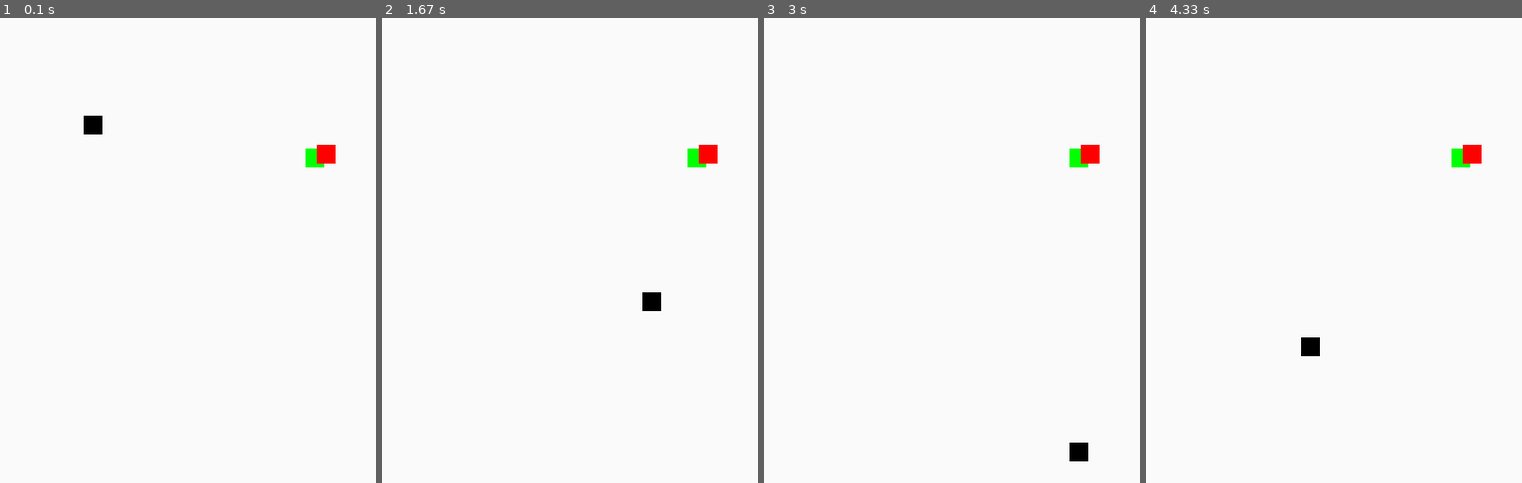
Above: before the commit, frames 1-4 (left to right).
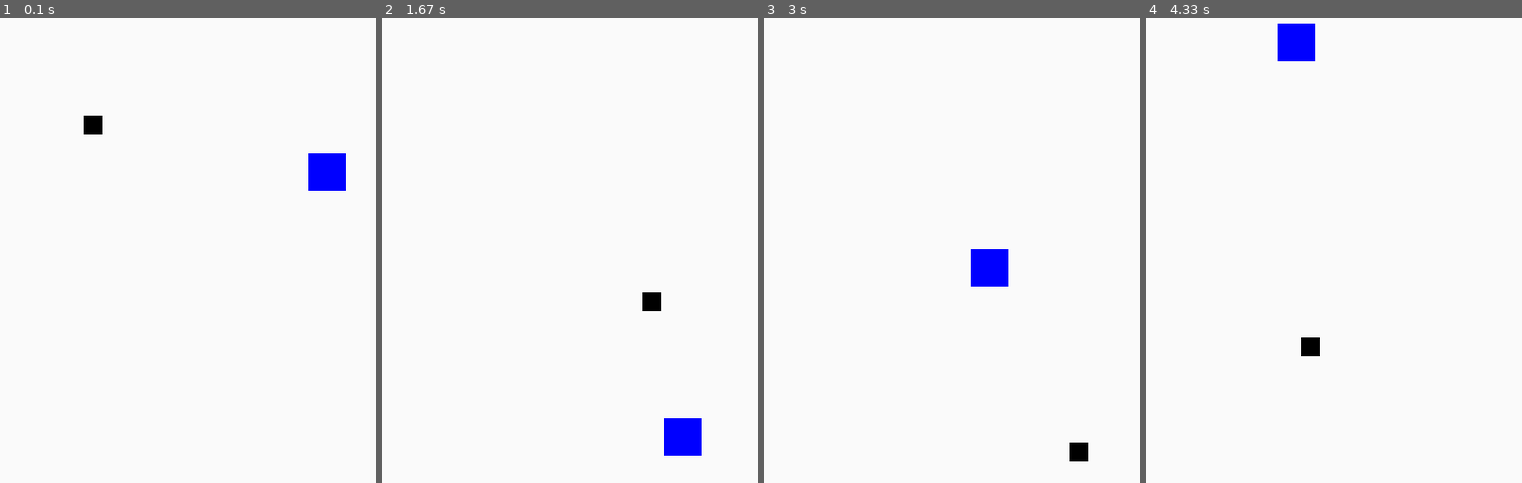
Above: after the commit, the same moments.

Repository: alexandroid000/self-assembly
Game: pygame game, started from weaselbot_sim/sandbox.py
Same seed, same stepped clock (60 frames per second), same inputs: the game is played once before the commit and once after it.
Inputs:
- Up to frame 1 (0.1 s): no input
- Up to frame 2 (1.67 s): no input
- Up to frame 3 (3 s): no input
- Up to frame 4 (4.33 s): no input

The runs differ from the first frame. In frame 1, 1.0% of the frame differs, in the area x 81-92%, y 27-38%; in frame 2, 1.1%, in the area x 75-90%, y 27-95%; in frame 3, 1.1%; in frame 4, 1.1%.

Commit message:
accidentally built agario

Diff:
--- a/weaselbot_sim/sandbox.py
+++ b/weaselbot_sim/sandbox.py
@@ -7,6 +7,7 @@
 BLACK = (0, 0, 0)
 GREEN = (0, 255, 0)
 RED = (255, 0, 0)
+BLUE = (0, 0, 255)
 #
 #
 # Functions
@@ -15,15 +16,13 @@
     #Case 1: Hitting another WeaselBot
 
 
-#merges two objects into one
-#def collision_merge(WeaselBot one, WeaselBot two):
-    #create a new, merged object
-    #delete the previous two objects
+
 class WeaselBot():
     def __init__(self, screen, width, height, xspeed, yspeed, color):
         self.movex = xspeed #assume initial velocity
         self.movey = yspeed
         #get dimensions of screen
+        self.screen = screen
         self.wscreen, self.hscreen = pygame.display.get_surface().get_size()
         self.x0pos = random.randint(0, self.wscreen-width)
         self.y0pos = random.randint(0, self.hscreen-height)
@@ -46,6 +45,27 @@
         if(self.y0pos < 0 or self.y0pos > (self.hscreen - self._height)):
             self.movey = -self.movey
 
+#merges two objects into one
+def collision_merge(collisions):
+    #create a new, merged object
+    #delete the previous two objects
+    bot1 = collisions[0]
+    bot2 = collisions[1]
+    width = bot1._width + bot2._width
+    height = bot1._height + bot2._height
+    #this is temporary before algorithm gets developed
+    xspeed = bot1.movex
+    yspeed = bot2.movey
+    mergedbot = WeaselBot(bot1.screen, width, height, xspeed, yspeed, BLUE)
+
+    mergedbot.x0pos = bot1.x0pos
+    mergedbot.y0pos = bot1.y0pos
+    if(mergedbot.x0pos > bot2.x0pos):
+        mergedbot.x0pos = bot2.x0pos
+    if(mergedbot.y0pos > bot2.y0pos):
+        mergedbot.y0pos = bot2.y0pos
+    return mergedbot
+
 class WeaselBotsGroup():
     def __init__(self):
         self.listofweasels = []
@@ -64,16 +84,25 @@
         #checks for collisions
         for i in self.listofweasels:
             for j in self.listofweasels:
+                #makes sure they're not the same object and if collision has previously occured
                 if i == j or (i.collision == True and j.collision == True):
                     break;
+                #sees if x,y positions match
                 for jxpos in range(j.x0pos, j.x0pos+j._width):
                     if i.x0pos <= jxpos <= i.x0pos+i._width:
                         for jypos in range(j.y0pos, j.y0pos+j._height):
                             if i.y0pos <= jypos <= i.y0pos+i._height:
                                 j.collision = True
                                 i.collision = True
+        #if collisions occur, make a new weaselbot object and add it to the list
         if collisions:
-            pass;
+            mergedbot = collision_merge(collisions)
+            self.listofweasels.remove(collisions[0])
+            self.listofweasels.remove(collisions[1])
+            del collisions
+            self.listofweasels.append(mergedbot)
+
+            #call collision merge on objects
 
     def draw(self, screen):
         for i in self.listofweasels:
@@ -102,6 +131,7 @@
     weaselbots.add(robot3)
     #create game clock
     clock = pygame.time.Clock()
+    #Game loop
     while 1:
         #increment clock
         clock.tick(60)
